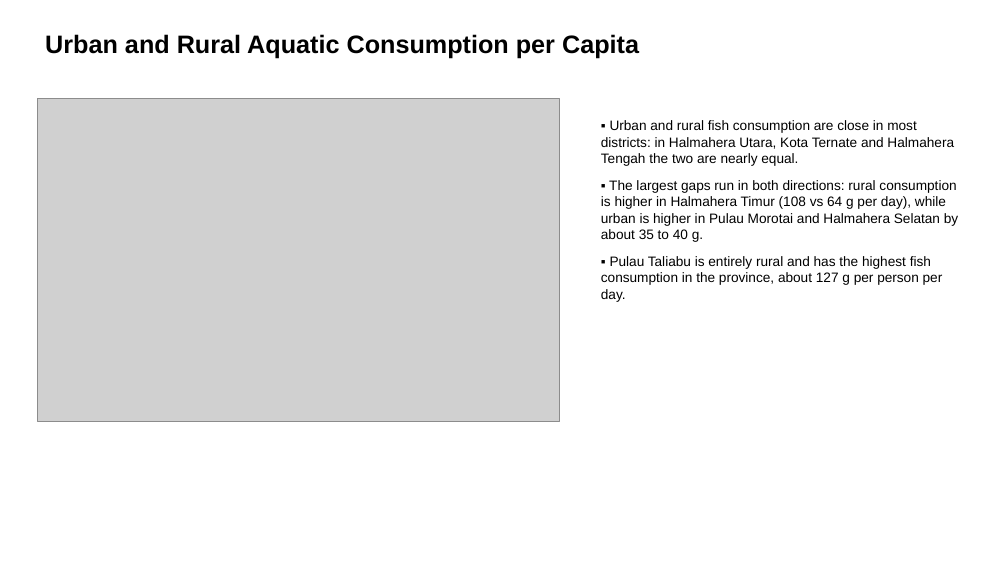
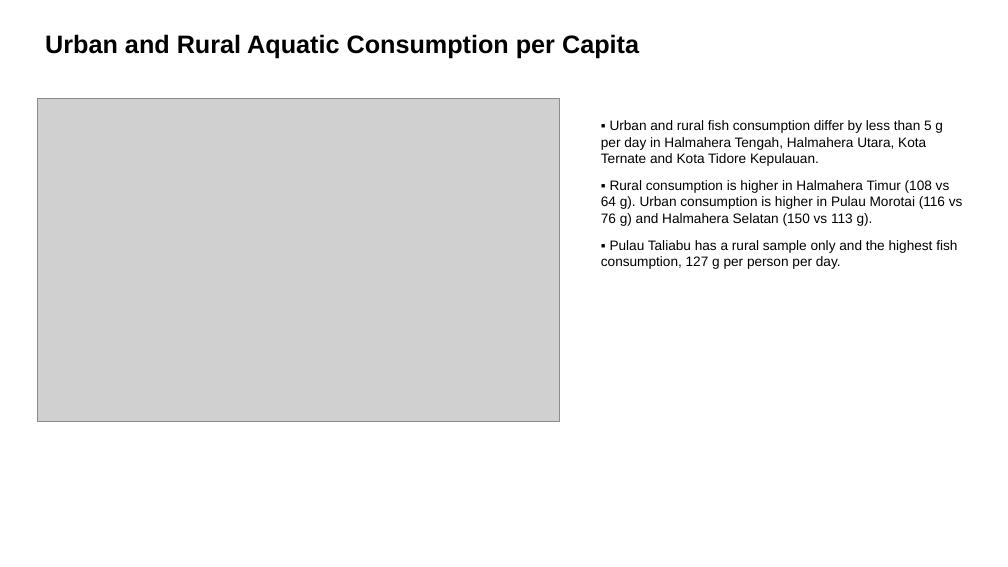
Before and after one commit to Lelsler/north_maluku, a slide deck: slide 3 of figures/north_maluku_consumption.pptx. Drawn at 1008x567 pixels with LibreOffice and Linux fonts; fonts in the diff are those of the drawing; grey boxes stand for pictures. Boxes give left, top, right and bottom in pixels: in the first picture for what was removed or moved away, otherwise in the second. Text is boxed around its words. In the diff, an @@ line names an element or a change of style, - is before the commit and + after.

```diff
--- a/figures/north_maluku_consumption.pptx
+++ b/figures/north_maluku_consumption.pptx
@@ text at (x1=601, y1=120, x2=963, y2=269): text changed @@
-▪ Urban and rural fish consumption are close in most districts: in Halmahera Utara, Kota Ternate and Halmahera Tengah the two are nearly equal.
-▪ The largest gaps run in both directions: rural consumption is higher in Halmahera Timur (108 vs 64 g per day), while urban is higher in Pulau Morotai and Halmahera Selatan by about 35 to 40 g.
-▪ Pulau Taliabu is entirely rural and has the highest fish consumption in the province, about 127 g per person per day.
+▪ Urban and rural fish consumption differ by less than 5 g per day in Halmahera Tengah, Halmahera Utara, Kota Ternate and Kota Tidore Kepulauan.
+▪ Rural consumption is higher in Halmahera Timur (108 vs 64 g). Urban consumption is higher in Pulau Morotai (116 vs 76 g) and Halmahera Selatan (150 vs 113 g).
+▪ Pulau Taliabu has a rural sample only and the highest fish consumption, 127 g per person per day.
```
Also in this commit, not shown: 8 other slides changed, 2 slides added, 10 other files.
